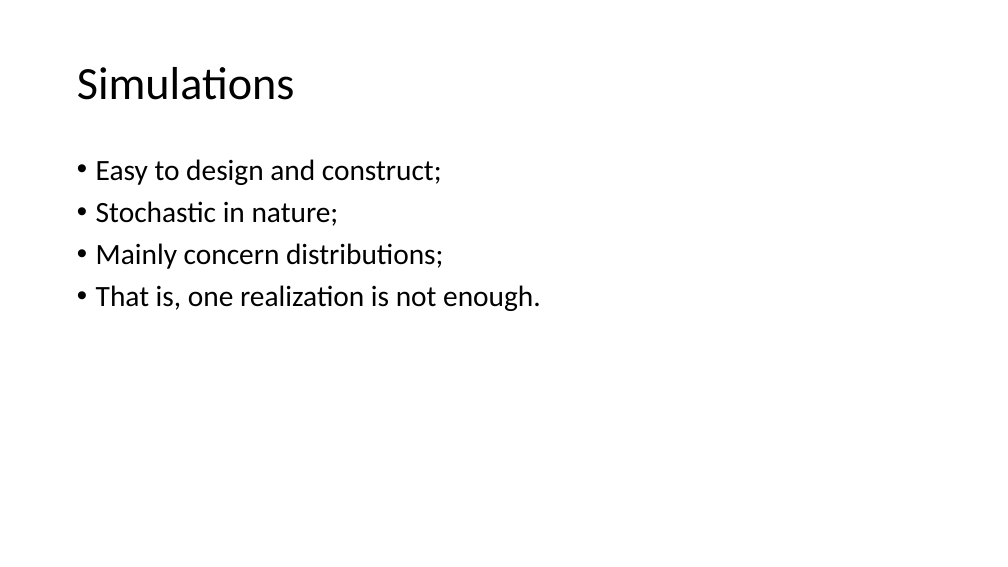
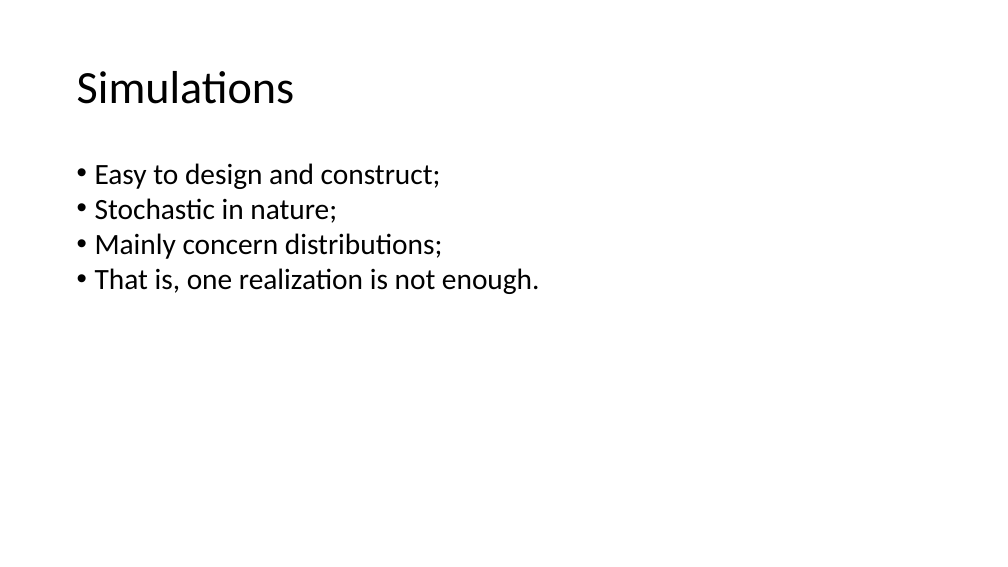
Before and after one commit to ofirENS/EpigenomeIntegrity, a slide deck: slide 7 of Documents/presentationParis7.pptx. Drawn at 1008x567 pixels with LibreOffice and Linux fonts; fonts in the diff are those of the drawing. Boxes give left, top, right and bottom in pixels: in the first picture for what was removed or moved away, otherwise in the second. Text is boxed around its words. In the diff, an @@ line names an element or a change of style, - is before the commit and + after.

```diff
--- a/Documents/presentationParis7.pptx
+++ b/Documents/presentationParis7.pptx
@@ text "Simulations" at box(77, 71, 295, 104): line spacing 0.9 to 1 @@
@@ text "Easy to design and construct;" at box(95, 163, 540, 294): indent changed; line spacing 0.9 to 1; less space between paragraphs @@
```
Also in this commit, not shown: 7 other slides changed, 1 other file.
